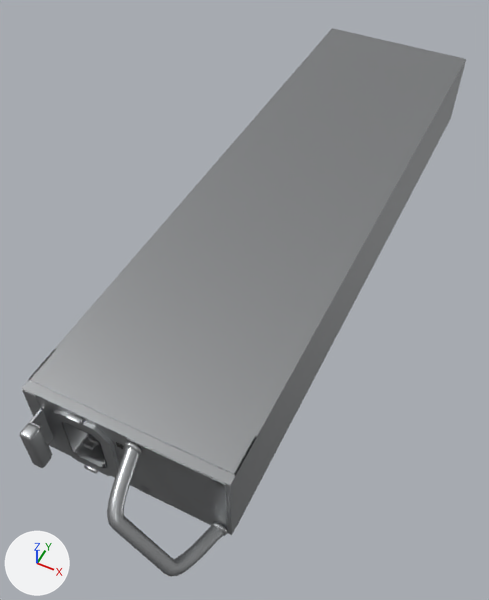
The glTF model danbyte/assets/Cisco/PWR-C4-950WAC-R.far.glb: old version first, new version second.
Rendered twice from a camera (50 mm lens) standing at (0.091, -0.089, 0.242) and looking at (-0.006, 0.106, -0.002). The lights are fixed; the arrows at lower left show +X, +Y and +Z. The first picture is the older version. Where no turn or scale is listed for an object, it has been applied to the vertices. Vertices at exactly the same position are counted once.
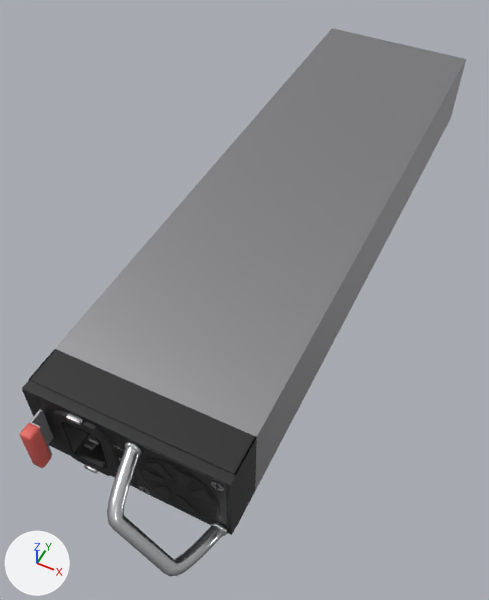
Diff of the bpy script that builds the scene:
```diff
--- a/danbyte/assets/Cisco/PWR-C4-950WAC-R.far.glb.py
+++ b/danbyte/assets/Cisco/PWR-C4-950WAC-R.far.glb.py
@@ me_mesh_0 @@
 # used by ob_mesh_0; location = (-0.042, 0.2993, 0.0)
-me_mesh_0.from_pydata(...)  # 1741 vertices, 2600 faces; spans x 0.0..0.084, y -0.326..0.0, z 0.0..0.04
+me_mesh_0.from_pydata(...)  # 1752 vertices, 2599 faces; spans x 0.0..0.084, y -0.326..0.0, z 0.0..0.04
+# me_mesh_0 part 1: the loose piece of 4 vertices spanning x 0.069..0.078, y -0.3, z 0.02..0.03 is moved by (0.0, -0.001, 0.0)
+# me_mesh_0 part 2: the loose piece of 4 vertices spanning x 0.062..0.07, y -0.3, z 0.025..0.035 is moved by (0.0, -0.001, 0.0)
+# me_mesh_0 part 3: the loose piece of 4 vertices spanning x 0.051..0.062, y -0.3, z 0.025..0.033 is moved by (0.0, -0.001, 0.0)
+# me_mesh_0 part 4: the loose piece of 4 vertices spanning x 0.049..0.058, y -0.3, z 0.016..0.023 is moved by (0.0, -0.001, 0.0)
+# me_mesh_0 part 5: the loose piece of 4 vertices spanning x 0.052..0.06, y -0.3, z 0.006..0.017 is moved by (0.0, -0.001, 0.0)
+# me_mesh_0 part 6: the loose piece of 4 vertices spanning x 0.062..0.071, y -0.3, z 0.005..0.014 is moved by (0.0, -0.001, 0.0)
+# me_mesh_0 part 7: the loose piece of 48 vertices spanning x 0.047..0.08, y -0.3, z 0.003..0.036 is rebuilt with 48 vertices and now spans x 0.047..0.08, y -0.301, z 0.003..0.036
+# me_mesh_0 part 8: 163 vertices moved within x 0.006..0.082, y -0.316..-0.281, z 0.001..0.039; 119 vertices removed from x 0.006..0.082, y -0.321..-0.281, z 0.001..0.039; 130 vertices added at x 0.006..0.082, y -0.322..-0.3, z 0.001..0.038
+# me_mesh_0 part 9: 679 kept faces spanning x 0.0..0.084, y -0.326..-0.28, z 0.0..0.04 get new texture (UV) coordinates
 me_mesh_0.materials.append(mat_db_far_palette)
```

Changed parts and their boxes (x1, y1, x2, y2) in the pictures (489 x 600 px; the box of a moved part takes in the faces that stretch with it):
part 1 of me_mesh_0, moved or reshaped
    before: (192, 488, 215, 501)
    after: (191, 489, 214, 502)
part 2 of me_mesh_0, moved or reshaped
    before: (173, 467, 191, 486)
    after: (172, 468, 191, 487)
part 3 of me_mesh_0, moved or reshaped
    before: (147, 462, 173, 478)
    after: (146, 463, 173, 480)
part 4 of me_mesh_0, moved or reshaped
    before: (142, 467, 165, 481)
    after: (142, 469, 164, 482)
part 5 of me_mesh_0, moved or reshaped
    before: (154, 485, 170, 499)
    after: (153, 486, 170, 500)
part 6 of me_mesh_0, moved or reshaped
    before: (177, 494, 199, 513)
    after: (176, 495, 198, 514)
part 7 of me_mesh_0, rebuilt
    before: (139, 458, 220, 516)
    after: (138, 459, 220, 517)
part 8 of me_mesh_0, moved or reshaped
    before: (20, 420, 227, 571)
    after: (20, 422, 226, 571)
part 9 of me_mesh_0, surface changed (grey to black)
    both: (20, 349, 257, 576)
